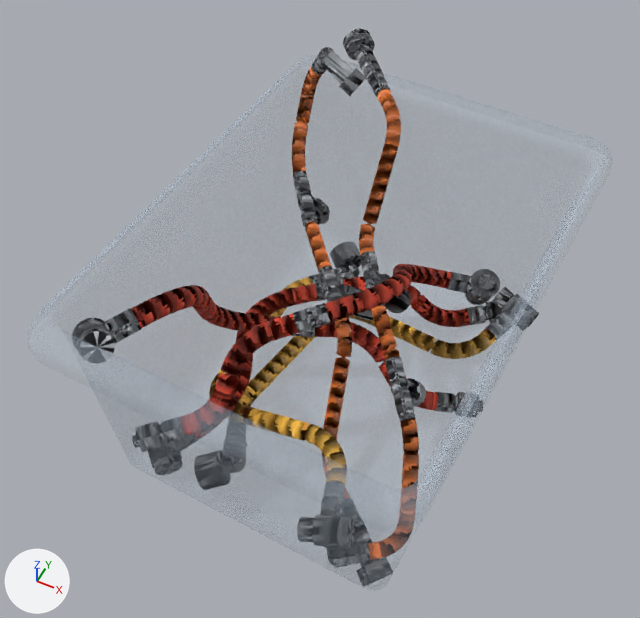
One commit to the glTF model assets/bin3d.glb: the scene before it, then after it.
Rendered twice from a 50 mm lens placed at (0.195, -0.442, 0.648), pointed at (-0.018, -0.015, 0.114). The lights are fixed; the arrows at lower left show +X, +Y and +Z. The first picture is the older version. Vertices at exactly the same position are counted once.

In view in the first picture: 'bin1_s08_full_v2t'.
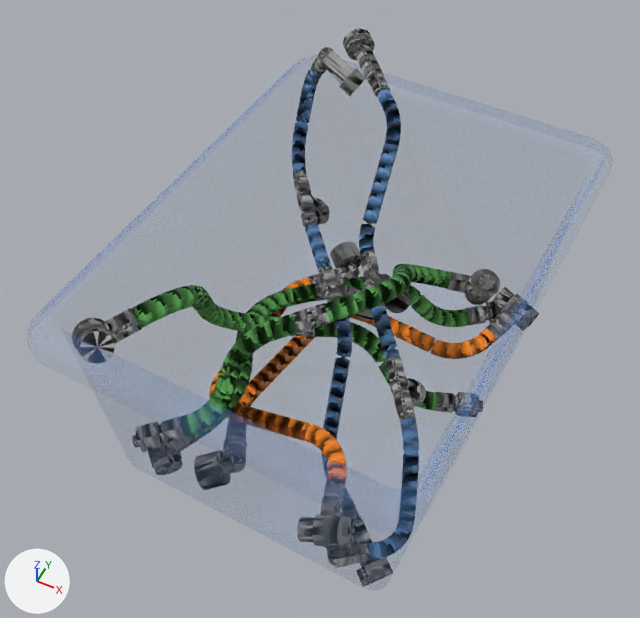
Changed parts and their boxes (x1, y1, x2, y2) in the pictures (640 x 618 px; the box of a moved part takes in the faces that stretch with it):
'bin1_s08_full_v2t', recoloured, surface changed: (27, 29, 611, 585) in both
part 1 of me_scene, moved or reshaped: before (131, 67, 496, 441); after (144, 67, 496, 487)
part 2 of me_scene, recoloured: before (292, 71, 419, 488); after (359, 89, 419, 488)
part 3 of me_scene, recoloured: before (301, 66, 400, 425); after (292, 66, 352, 455)
part 4 of me_scene, recoloured: before (209, 277, 491, 466); after (209, 277, 346, 466)
part 5 of me_scene, recoloured: before (220, 307, 434, 441); after (238, 315, 491, 432)
part 6 of me_scene, recoloured: before (133, 264, 465, 411); after (131, 276, 470, 411)
part 7 of me_scene, recoloured: before (194, 265, 428, 388); after (238, 264, 447, 353)

Patch to the scene script:
```diff
--- a/assets/bin3d.glb.py
+++ b/assets/bin3d.glb.py
@@ mat_fitting @@
 mat_fitting = principled_material('fitting')
-mat_fitting.base_color = (0.262, 0.283, 0.305)  # grey #8c9196
-mat_fitting.metallic = 0.1
-mat_fitting.roughness = 0.45
+mat_fitting.base_color = (0.323, 0.323, 0.323)  # grey #9a9a9a
+mat_fitting.roughness = 0.6
@@ mat_bin @@
 mat_bin = principled_material('bin')
-mat_bin.base_color = (0.485, 0.578, 0.687)  # pale blue #b9c8d8
-mat_bin.roughness = 0.8
-mat_bin.alpha = 0.18
+mat_bin.base_color = (0.105, 0.275, 0.672)  # blue #5b8fd6
+mat_bin.roughness = 0.4
+mat_bin.alpha = 0.13
@@ mat_tube_x @@
+mat_tube_x = principled_material('tube_X')
+mat_tube_x.base_color = (0.913, 0.235, 0.00913)  # orange #f58518
@@ mat_tube_ab @@
+mat_tube_ab = principled_material('tube_AB')
+mat_tube_ab.base_color = (0.0723, 0.188, 0.392)  # blue #4c78a8
@@ mat_tube_y @@
+mat_tube_y = principled_material('tube_Y')
+mat_tube_y.base_color = (0.0887, 0.361, 0.0704)  # green #54a24b
@@ me_scene @@
 # used by ob_bin1_s08_full_v2t; location = (0.0, 0.0, 0.0)
-me_scene.from_pydata(...)  # 21976 vertices, 47096 faces; spans x -0.154..0.154, y -0.211..0.211, z 0.0..0.237
+me_scene.from_pydata(...)  # 21976 vertices, 47096 faces, 24 loose edges; spans x -0.154..0.154, y -0.211..0.211, z 0.0..0.237
+# me_scene part 1: 12100 of 21976 vertices moved; they spanned x -0.125..0.114, y -0.161..0.172, z 0.008..0.21 and now span x -0.125..0.114, y -0.161..0.172, z 0.008..0.21; mean shift (0.0, 0.0, 0.0); largest move (-0.114, 0.169, 0.205) -> (0.105, -0.148, 0.034)
+# me_scene part 2: 3240 faces spanning x -0.048..0.114, y -0.148..0.162, z 0.03..0.21 switch from mat_tube_ab_bend (orange #be6226) to mat_tube_ab (blue #4c78a8)
+# me_scene part 3: 3640 faces spanning x -0.125..0.113, y -0.161..0.172, z 0.027..0.216 switch from mat_tube_ab_straight (orange #e8772e) to mat_tube_ab (blue #4c78a8)
+# me_scene part 4: 2720 faces spanning x -0.097..0.053, y -0.118..0.087, z 0.016..0.07 switch from mat_tube_x_bend (orange #d19f3a) to mat_tube_x (orange #f58518)
+# me_scene part 5: 2960 faces spanning x -0.097..0.105, y -0.127..0.094, z 0.009..0.068 switch from mat_tube_x_straight (orange #ffc247) to mat_tube_x (orange #f58518)
+# me_scene part 6: 8200 faces spanning x -0.112..0.085, y -0.137..0.123, z 0.008..0.187 switch from mat_tube_y_bend (red #b93923) to mat_tube_y (green #54a24b)
+# me_scene part 7: 1200 faces spanning x -0.097..0.046, y -0.076..0.129, z 0.042..0.142 switch from mat_tube_y_straight (red #e2452a) to mat_tube_y (green #54a24b)
 me_scene.materials.append(mat_fitting)
```
